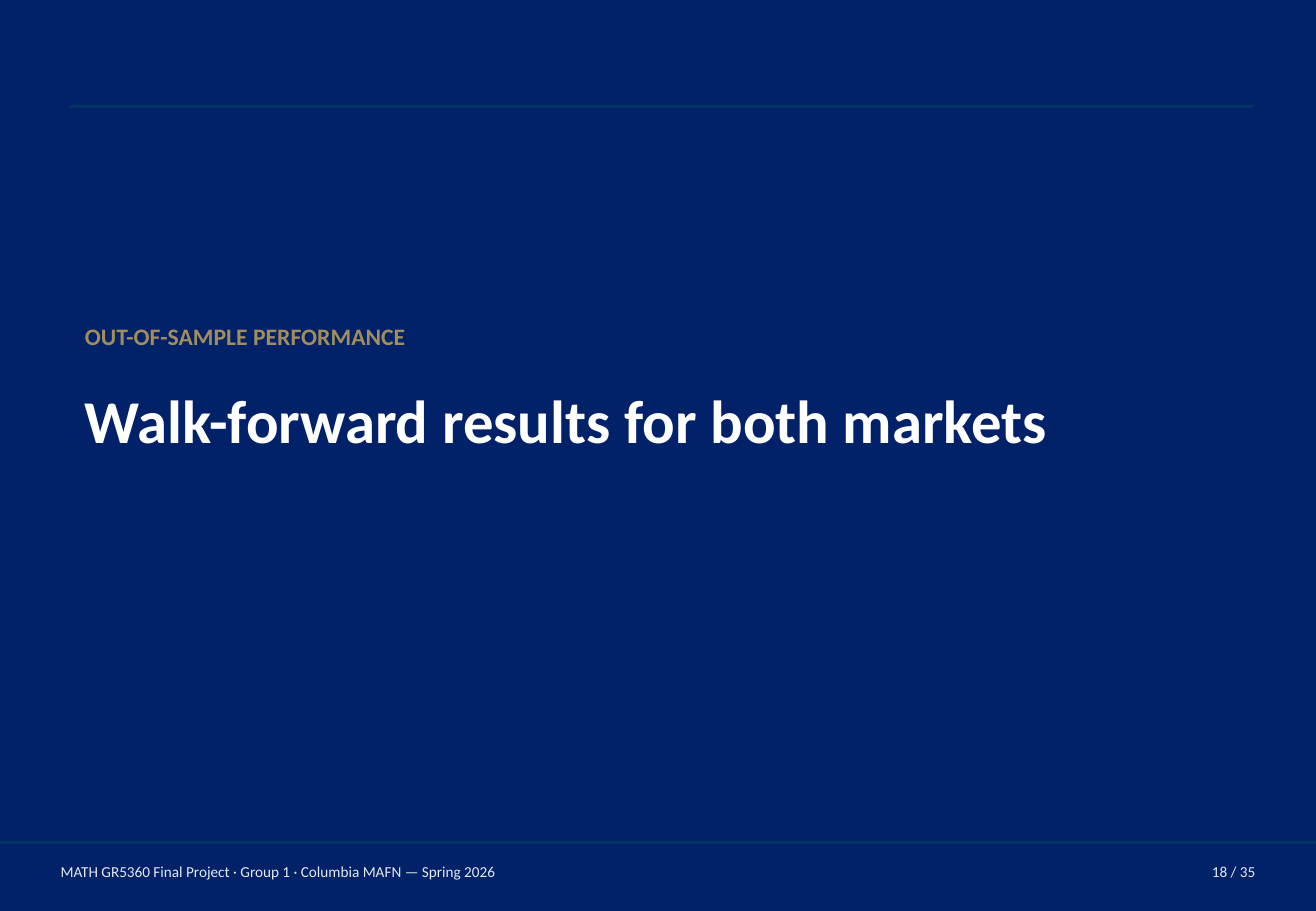
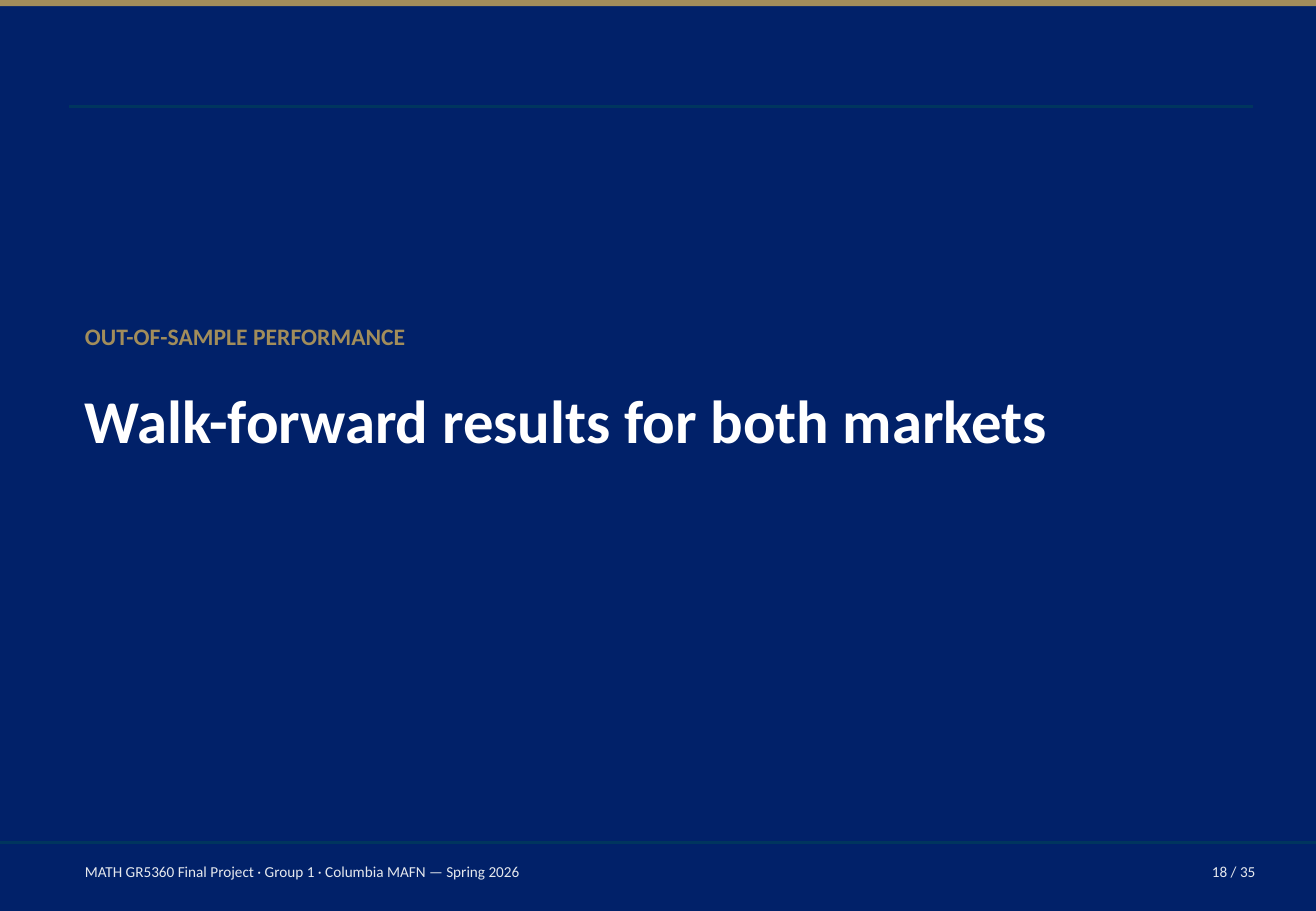
Before and after one commit to Cuivie/MATH5360_Final_Project, a slide deck: slide 18 of report/presentation/MATH5360_Final_Group1.pptx. Drawn at 1316x911 pixels with LibreOffice and Linux fonts; fonts in the diff are those of the drawing; background and template pictures are left out. Boxes give left, top, right and bottom in pixels: in the first picture for what was removed or moved away, otherwise in the second. Text is boxed around its words. In the diff, an @@ line names an element or a change of style, - is before the commit and + after.

```diff
--- a/report/presentation/MATH5360_Final_Group1.pptx
+++ b/report/presentation/MATH5360_Final_Group1.pptx
@@ rectangle added at (x1=0, y1=0, x2=1316, y2=6), fill #A28D5B @@
@@ text "MATH GR5360 Final Project · ..." moved from (x1=61, y1=866, x2=495, y2=880) to (x1=85, y1=866, x2=520, y2=880) @@
```
Also in this commit, not shown: 10 other slides changed, 14 slides added, 14 slides removed, 9 other files.
